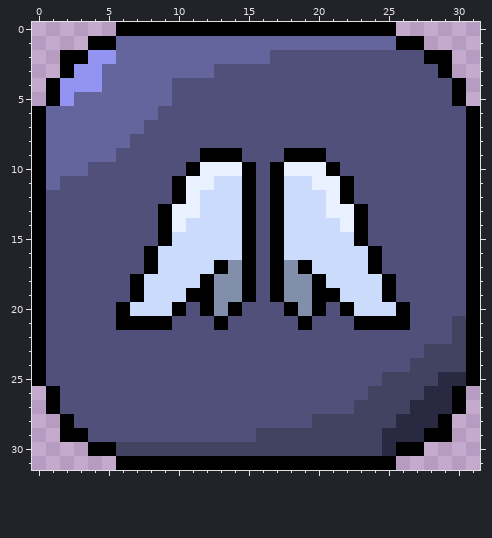
File history of a pixel-art file, WingP1.ase. The first picture shows the starting point.
32x32 pixels, 1 frame.
The same view after the edit:
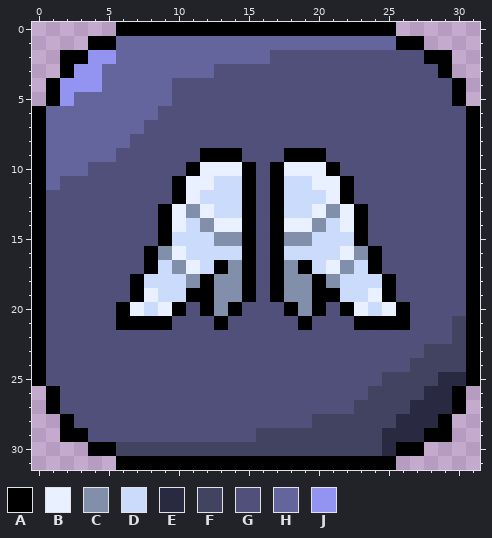
Palette (. is transparent): A #000000  B #e9f0ff  C #818fab  D #cbdbfc  E #292942  F #424261  G #50507b  H #65659e  J #9393f2
Commit message: wing update + double jump
From old to new:
The edit turns colour D into colour B in row 13 at x 12 and 20; in row 14 at x 13 to 14 and 18 to 19; in row 16 at x 10 and 22; in row 17 at x 11 and 21; in row 19 at x 8 and 24; in row 20 at x 7, 9, 23 and 25.
The edit turns colour B into colour C in row 13 at x 11 and 21.
The edit turns colour D into colour C in row 14 at x 12 and 20; in row 15 at x 13 to 14 and 18 to 19; in row 16 at x 9 and 23; in row 17 at x 10 and 22; in row 18 at x 11 and 21.
Where, in picture pixels (left, top, right, bottom), the same in both pictures:
changed: (130, 204, 242, 316)
changed: (284, 204, 396, 316)
